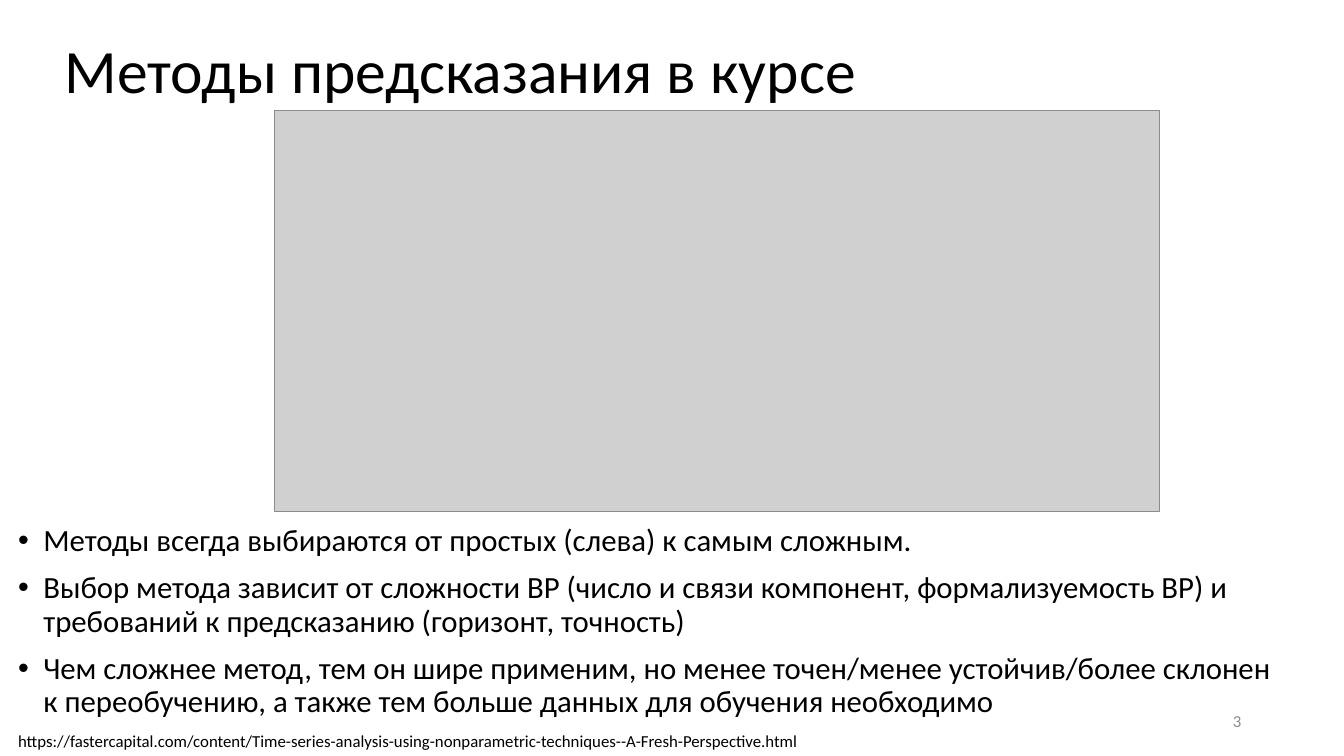
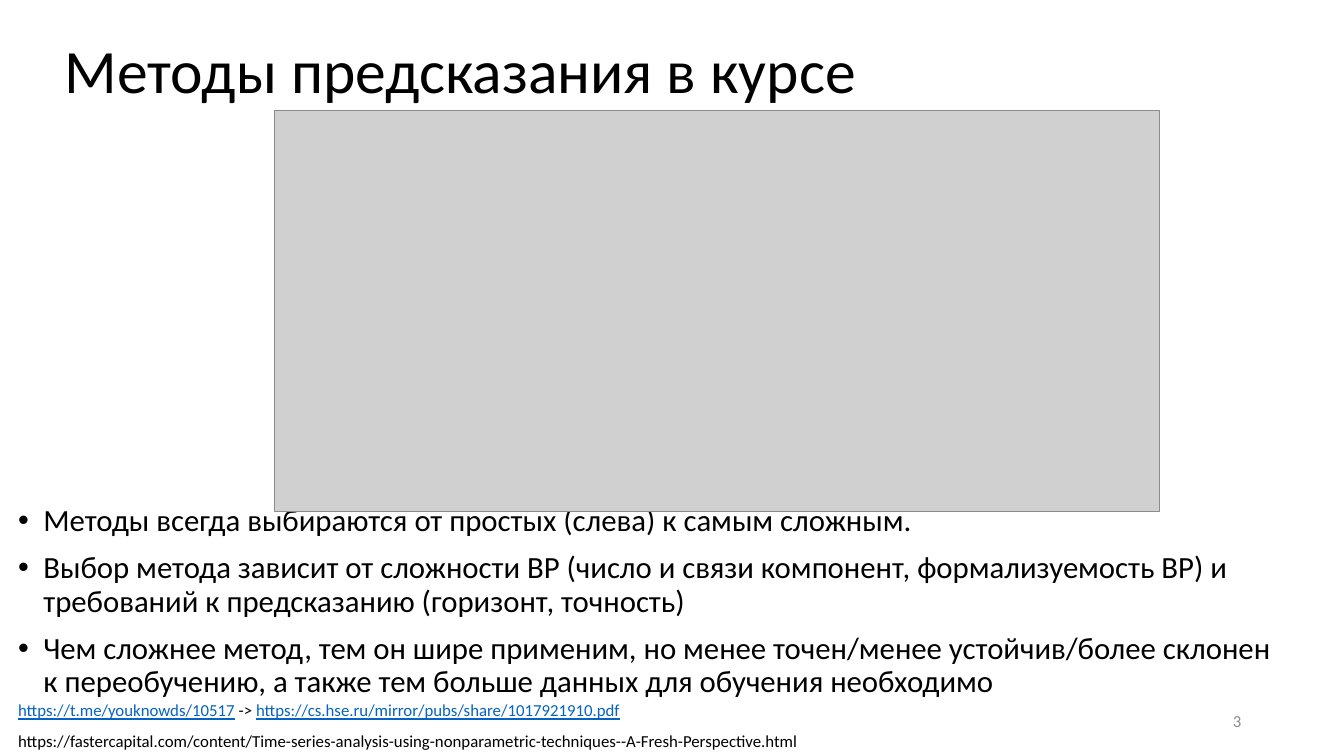
Before and after one commit to MVRonkin/TimeSeriesCourse, a slide deck: slide 3 of 2025/LEC/02-2 Разложение и наивное предсказание.pptx. Drawn at 1344x756 pixels with LibreOffice and Linux fonts; fonts in the diff are those of the drawing; grey boxes stand for pictures. Boxes give left, top, right and bottom in pixels: in the first picture for what was removed or moved away, otherwise in the second. Text is boxed around its words. In the diff, an @@ line names an element or a change of style, - is before the commit and + after.

```diff
--- a/2025/LEC/02-2 Разложение и наивное предсказание.pptx
+++ b/2025/LEC/02-2 Разложение и наивное предсказание.pptx
@@ text "Методы всегда выбираются от простых ...": place and size @@
-text "Методы всегда выбираются от простых ..." at <box>43,528,1270,717</box>
+text "Методы всегда выбираются от простых ..." at <box>43,505,1270,697</box>
@@ text added at <box>18,704,619,720</box>, 12 pt, text #0563C1, underline @@
+https://t.me/youknowds/10517 -> https://cs.hse.ru/mirror/pubs/share/1017921910.pdf
```
Also in this commit, not shown: 1 other slide changed.
